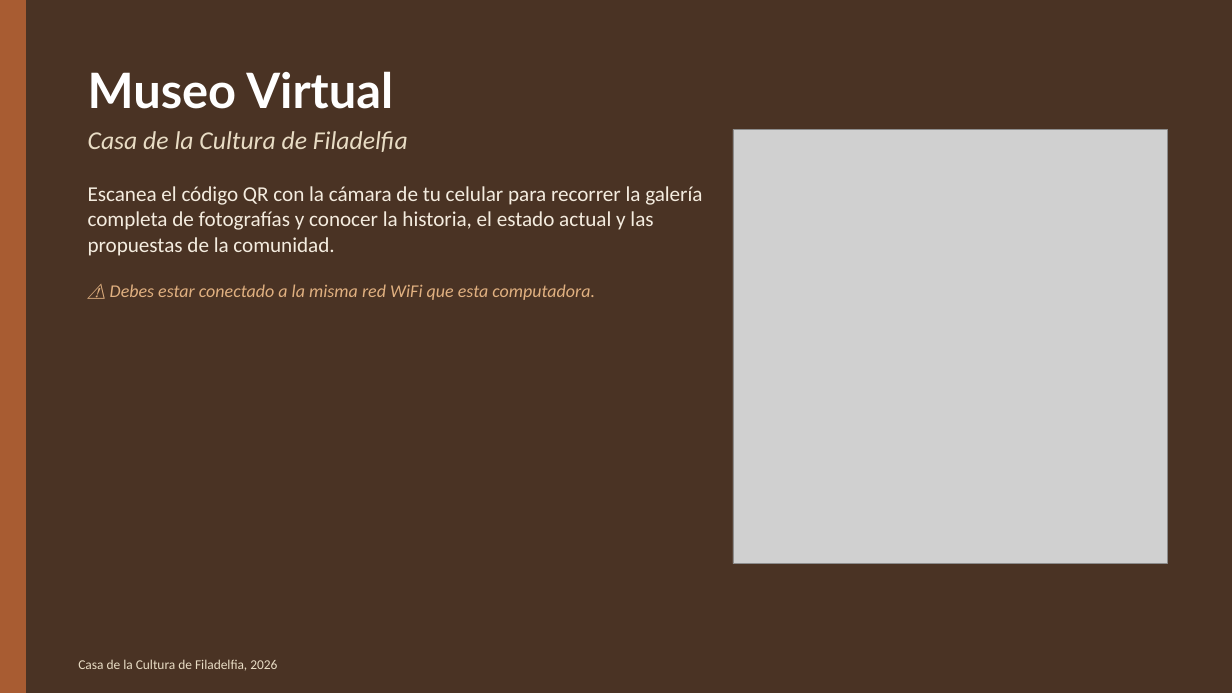
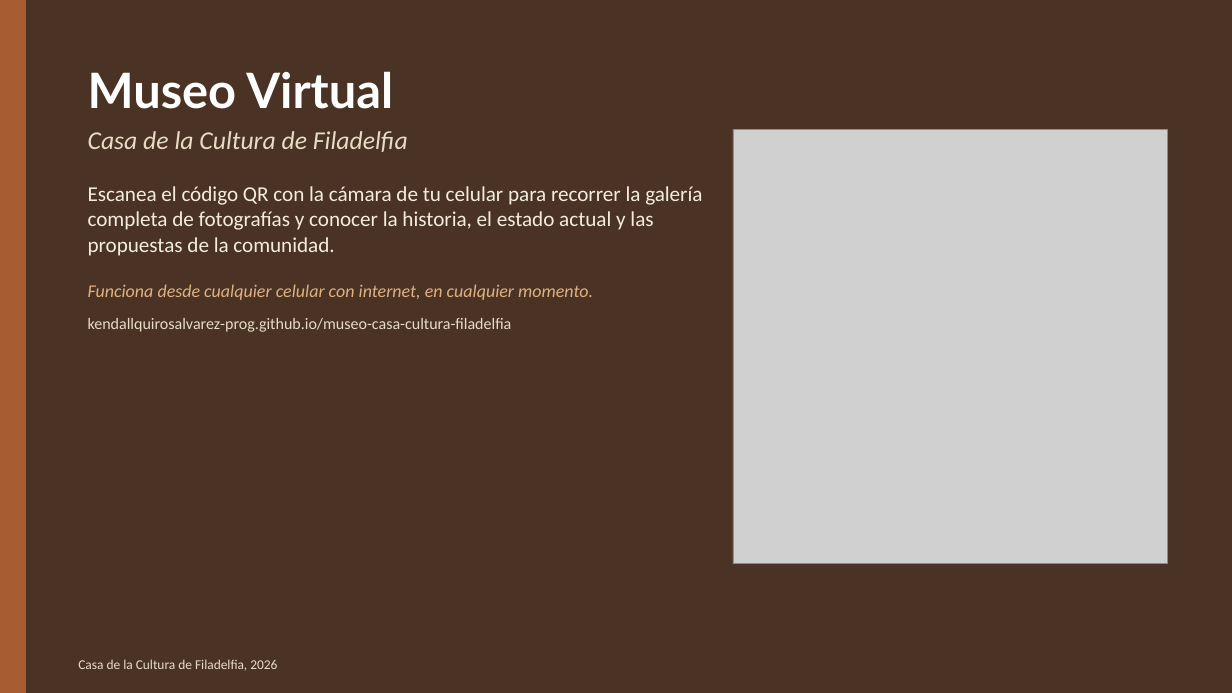
Before and after one commit to kendallquirosalvarez-prog/museo-casa-cultura-filadelfia, a slide deck: slide 8 of Presentacion-Casa-Cultura-Filadelfia.pptx. Drawn at 1232x693 pixels with LibreOffice and Linux fonts; fonts in the diff are those of the drawing; grey boxes stand for pictures. Boxes give left, top, right and bottom in pixels: in the first picture for what was removed or moved away, otherwise in the second. Text is boxed around its words. In the diff, an @@ line names an element or a change of style, - is before the commit and + after.

```diff
--- a/Presentacion-Casa-Cultura-Filadelfia.pptx
+++ b/Presentacion-Casa-Cultura-Filadelfia.pptx
@@ text at <box>88,284,593,332</box>: text changed; size 14 to 12.5 pt; text colour #E0B080 to #E8DCC4; italic off @@
-⚠ Debes estar conectado a la misma red WiFi que esta computadora.
+Funciona desde cualquier celular con internet, en cualquier momento.
+kendallquirosalvarez-prog.github.io/museo-casa-cultura-filadelfia
```
Also in this commit, not shown: 4 other files.
